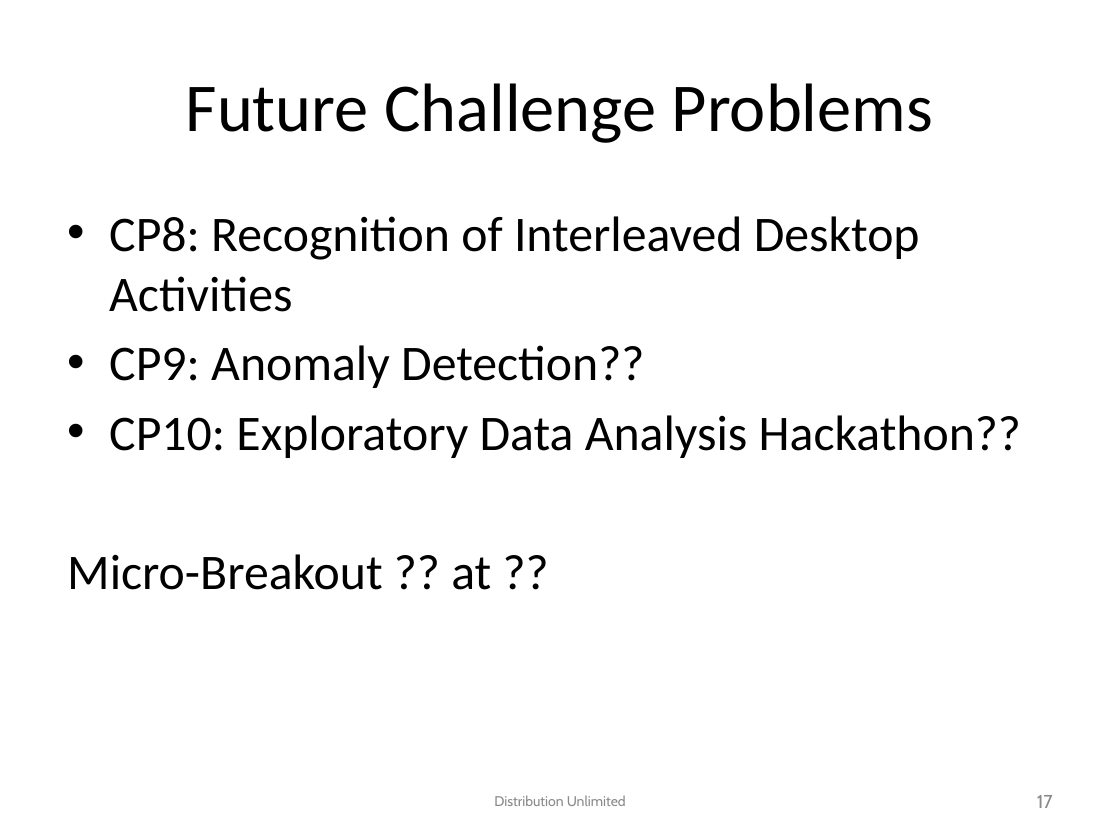
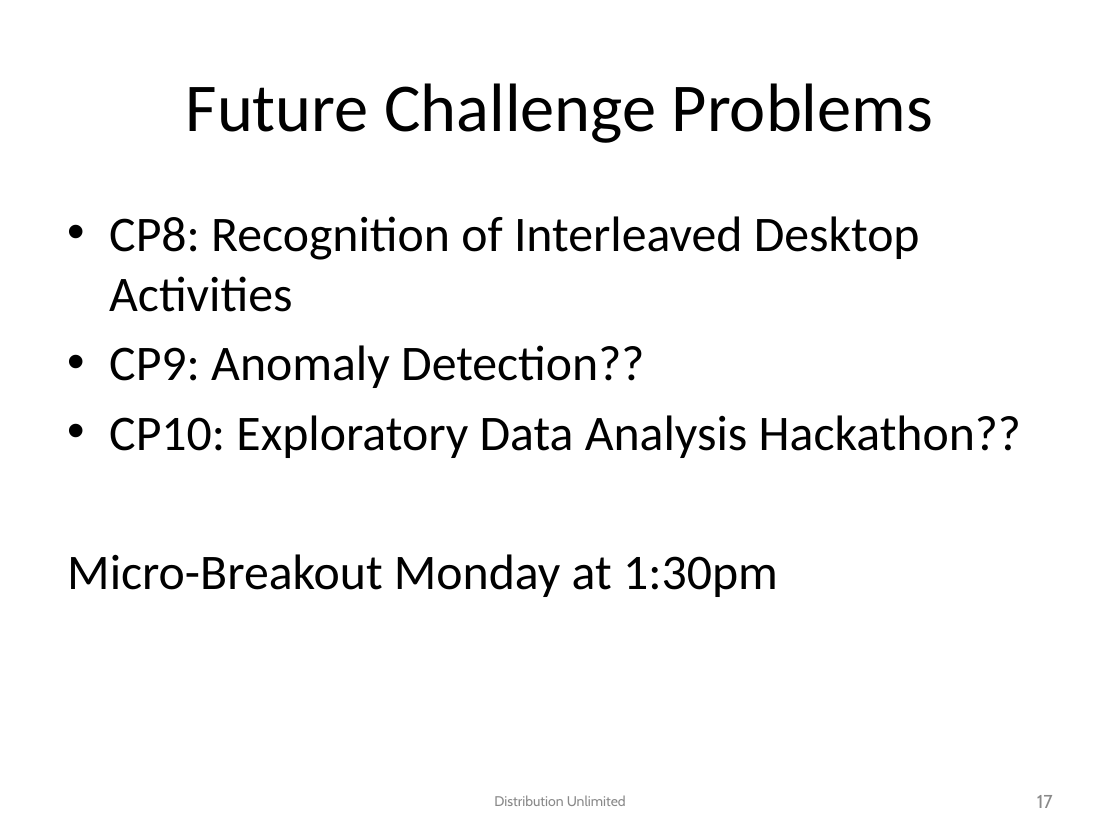
Before and after one commit to max-orhai/ppaml-cp7, a slide deck: slide 17 of problem_statement/Challenge Problem 7-v2.pptx. Drawn at 1120x840 pixels with LibreOffice and Linux fonts; fonts in the diff are those of the drawing; background and template pictures are left out. Boxes give left, top, right and bottom in pixels: in the first picture for what was removed or moved away, otherwise in the second. Text is boxed around its words. In the diff, an @@ line names an element or a change of style, - is before the commit and + after.

Commit message:
Fixed some typos and updated the breakout information

```diff
--- a/problem_statement/Challenge Problem 7-v2.pptx
+++ b/problem_statement/Challenge Problem 7-v2.pptx
@@ text at [67, 554, 778, 597]: text changed @@
-Micro-Breakout ?? at ??
+Micro-Breakout Monday at 1:30pm
```
Also in this commit, not shown: 2 other slides changed, 1 other file.
